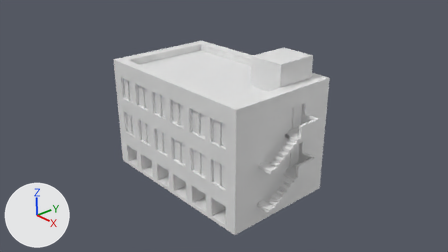
Two versions of the Blender file 2013/20131118-01.blend, one commit apart.
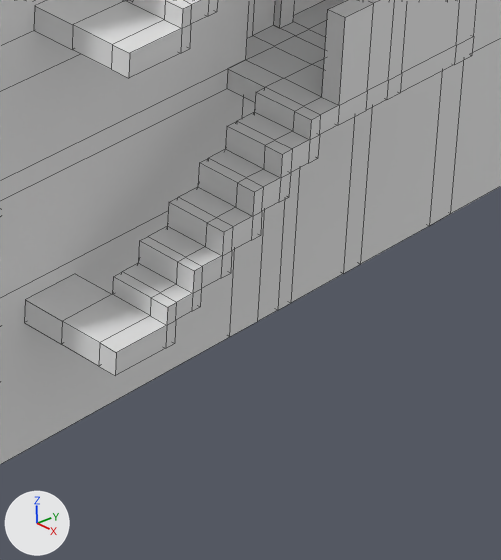
Each version is shown from the file's camera 'Camera', then close up on the part from 57% to 71% of the width and 65% to 94% of the height. The lights are fixed; the arrows at lower left show +X, +Y and +Z. The close-ups show mesh edges as thin lines.

In view in the first close-up: '立方体'.
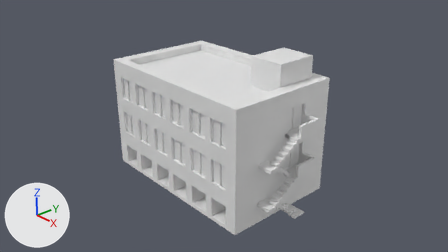
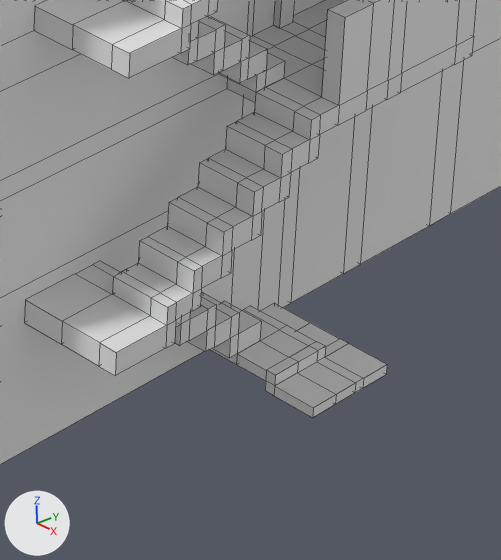
Boxes (x1, y1, x2, y2) around the edits, measured in the close-ups (501 x 560 px):
part 1 of me_立方体, added
    after: (76, 261, 387, 418)
part 2 of me_立方体, added
    after: (172, 16, 285, 93)

The change, as a list of edits to the scene's bpy script:
```text
Change me_立方体:
    used by ob_立方体; location = (0.006, 0.012, 0.954); scale = (1.57, 1.0, 1.0)
    remove me_立方体.from_pydata(...)  # 2178 vertices, 2214 faces; spans x -1.0..1.16, y -1.0..1.0, z -1.0..1.36
    add me_立方体.from_pydata(...)  # 2376 vertices, 2413 faces; spans x -1.0..1.2, y -1.0..1.0, z -1.0..1.36
    me_立方体 part 1: 122 vertices added at x 1.0..1.2, y -0.36..0.21, z -1.0..-0.64
    me_立方体 part 2: 76 vertices added at x 1.0..1.06, y -0.36..0.07, z -0.33..0.02
```
